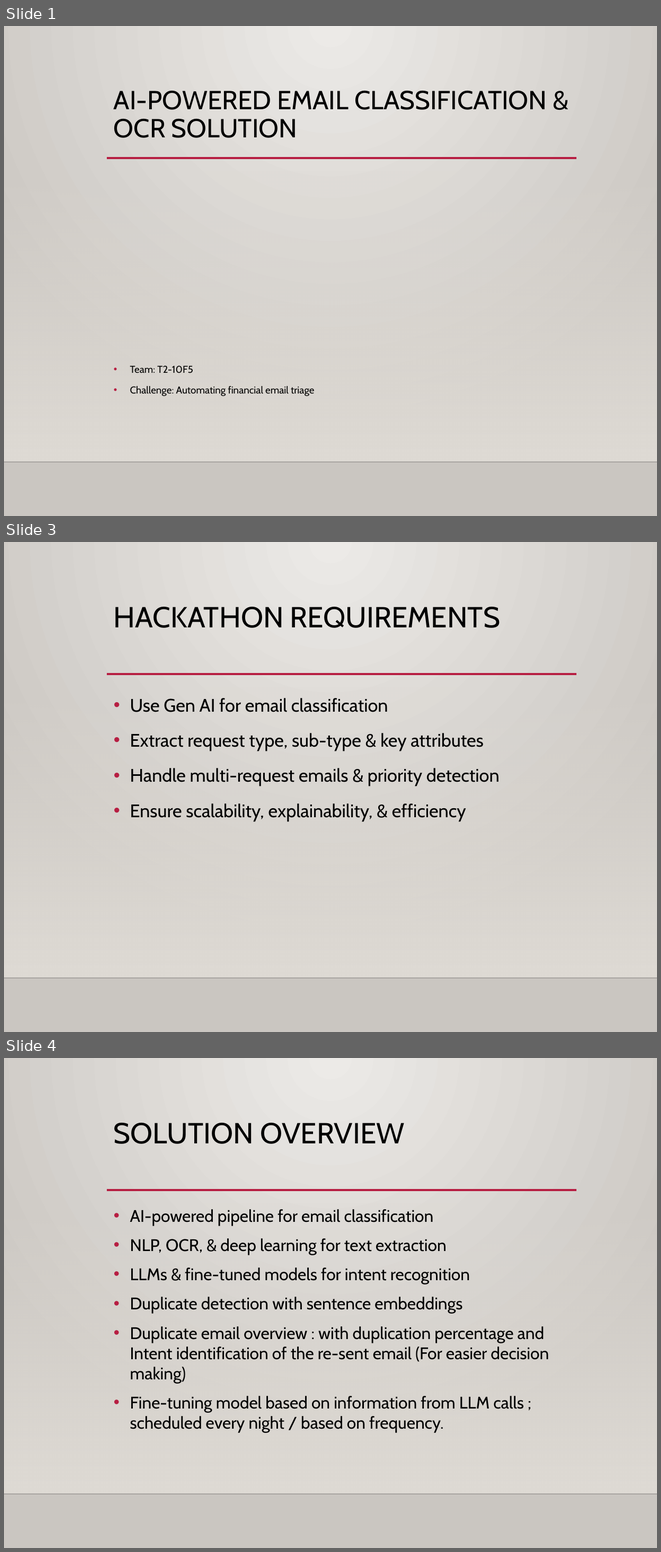
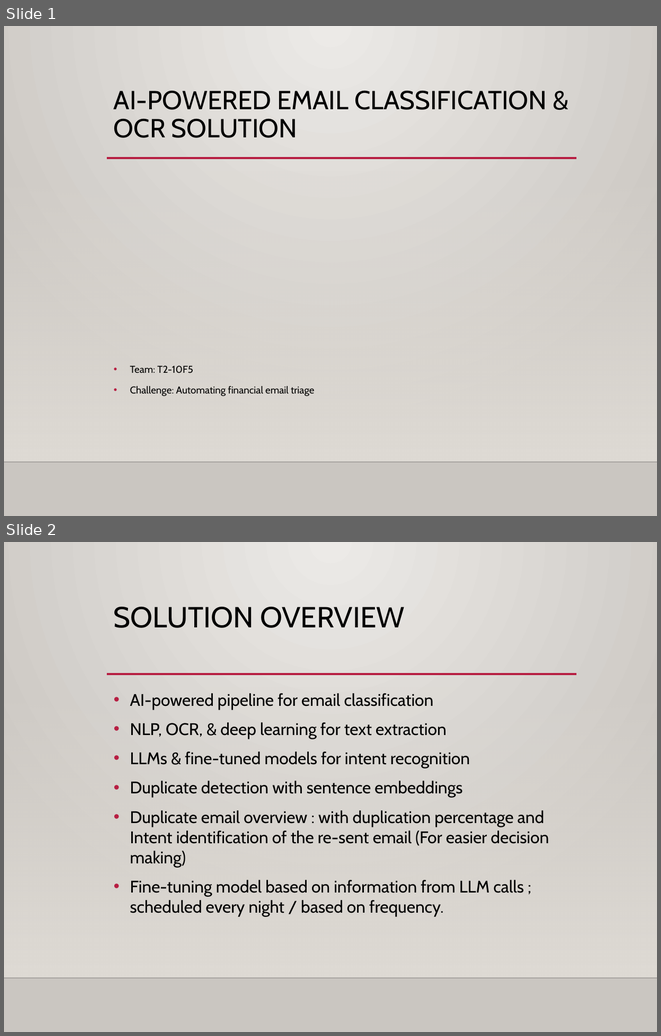
Before and after one commit to ewfx/gaied-t2-10-f5, a slide deck: artifacts/demo/Email_Classification.pptx. Shown one above the other, each under a label of ours: slides 1, 3 and 4 before the commit, slides 1 and 2 after it; the slides between them are not shown. The pictures are 661x1552 and 661x1036 pixels, drawn with LibreOffice and Linux fonts; fonts in the diff are those of the drawing; background and template pictures are left out. Boxes give left, top, right and bottom in pixels: in the first picture for what was removed or moved away, otherwise in the second. Text is boxed around its words. In the diff, an @@ line names an element or a change of style, - is before the commit and + after.

```diff
--- a/artifacts/demo/Email_Classification.pptx
+++ b/artifacts/demo/Email_Classification.pptx
@@ slide 3 removed at box(4, 542, 657, 1032), background gradient #ECEAE7 to #CAC7C1; not listed: 3 template elements that a slide beside it also shows @@
@@ title removed at box(114, 607, 500, 628) @@
-HACKATHON REQUIREMENTS
@@ text removed at box(130, 698, 500, 821) @@
-• Use Gen AI for email classification
-• Extract request type, sub-type & key attributes
-• Handle multi-request emails & priority detection
-• Ensure scalability, explainability, & efficiency
@@ what was slide 4 is now slide 2 @@
```
Also in this commit, not shown: 2 other slides removed.
